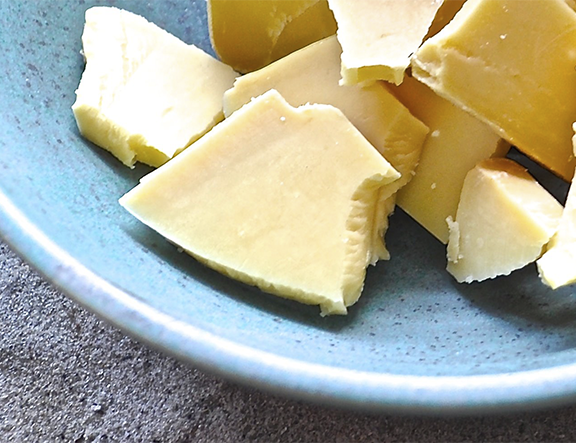
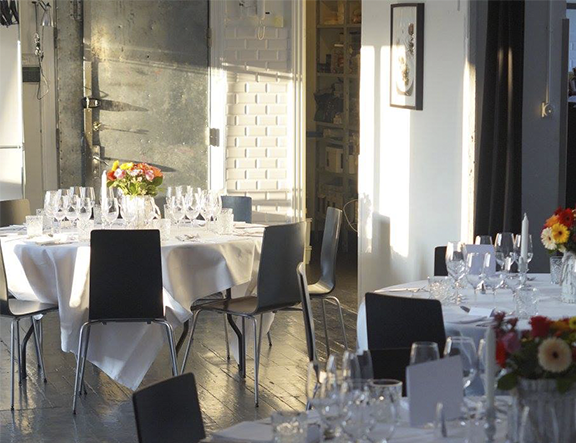
Layer changes from the first 576 × 443 image to the second:
renamed "ost" to "atelier1b", painted on it over (x1=0, y1=0, x2=576, y2=443)
